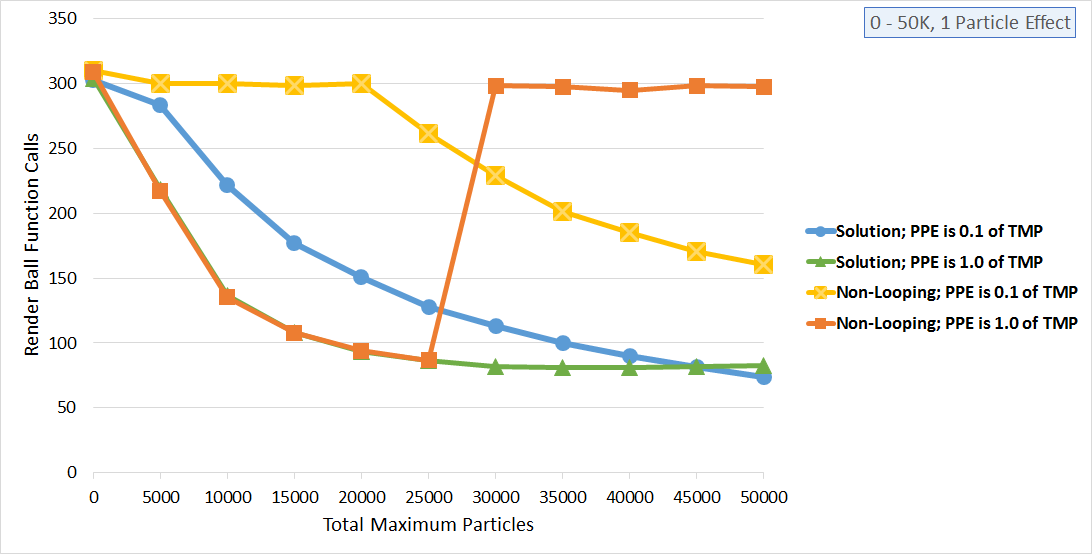
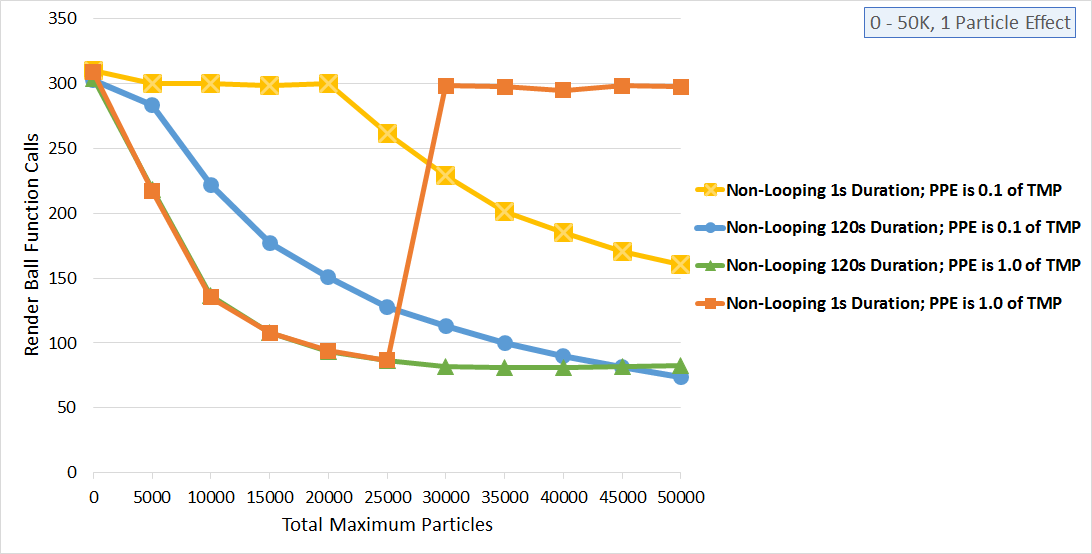
Layered file, before and after one edit (1092x554). Changes by layer:
added layer "Layer 4" above "Layer 3" over bbox(86, 18, 1081, 531)
